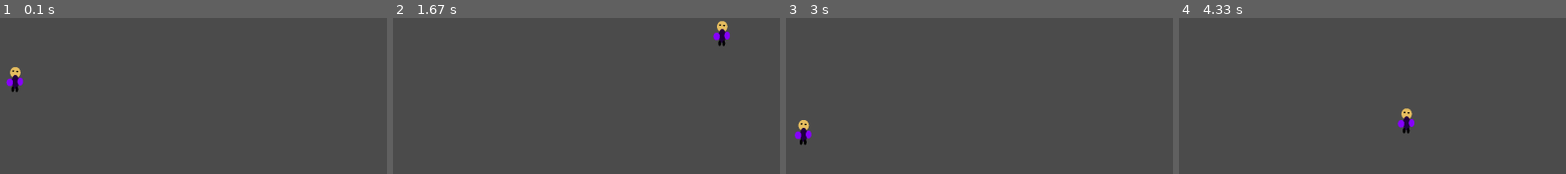
Above: before the commit, frames 1-4 (left to right).
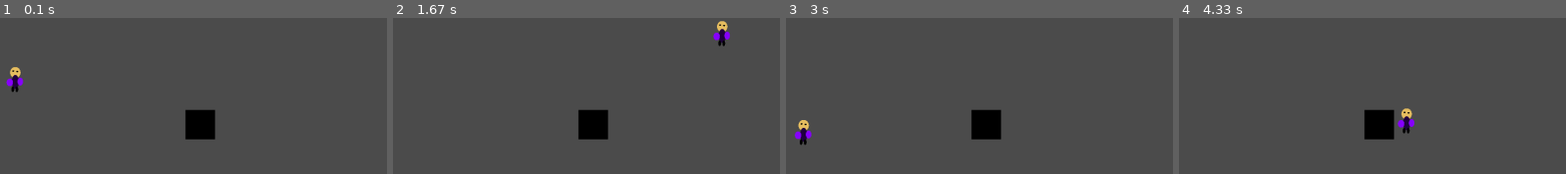
Above: after the commit, the same moments.

Repository: TeamLila/Project_APG
Game: pygame game, started from Client/main.py
Same seed, same stepped clock (60 frames per second), same inputs: the game is played once before the commit and once after it.
Inputs:
- Up to frame 1 (0.1 s): no input
- Up to frame 2 (1.67 s): hold D 0.33-0.8 s; hold W 0.83-1.13 s; hold D 1.17-1.63 s
- Up to frame 3 (3 s): hold A 1.67-2.2 s; hold S 2.23-2.53 s; hold A 2.57-2.97 s
- Up to frame 4 (4.33 s): hold W 3-3.37 s; hold D 3.4-4.03 s; hold S from 4.07 s (still down)

The runs differ from the first frame. In frame 1, 1.5% of the frame differs, in the area x 47-56%, y 59-78%; in frame 2, 1.5%; in frame 3, 1.5%; in frame 4, 1.5%.

Commit message:
implemented door system

Diff:
--- a/Client/engine/pygame_main.py
+++ b/Client/engine/pygame_main.py
@@ -25,6 +25,7 @@
 
     #Area
     back_fill = None
+    doors = {}
 
 
 
@@ -50,11 +51,29 @@
     if keys[pygame.K_d]:
         GAME.player_x = min(GAME.player_x + GAME.speed, GAME.player_x_limits[1])
 
+def doorColide():
+    player = GAME.player_icon.get_rect()
+    player.topleft = (GAME.player_x, GAME.player_y)
+    for name, door in GAME.doors.items():
+        if player.colliderect(door):
+            print(f"Collision with {name}")
 
+def makeDoor(name: str, location: list[int], size: list[int]):
+    combinedList = location + size
+    GAME.doors[name] = pygame.Rect(combinedList)
+
+
+def removeDoor(name: str):
+    del GAME.doors[name]
+
+def drawAllDoors():
+    for _, door in GAME.doors.items():
+        pygame.draw.rect(GAME.screen, (0,0,0), door)
 
 #Main func
 async def run_game():
     GAME.back_fill = (77, 77, 77)
+    makeDoor("AP Dungeon Entrance", [500, 200], [64, 64])
     while GAME.running:
         #used for FPS limit
         frameTime = asyncio.sleep(1/GAME.fps)
@@ -64,14 +83,17 @@
 
 
         keys = pygame.key.get_pressed()
-        #Walking
+        #Checks
         walking(keys)
+        doorColide()
 
         #Quit (debug)
         if keys[pygame.K_q]:
             GAME.running = False
 
+        #drawing
         GAME.screen.fill(GAME.back_fill)
+        drawAllDoors()
         GAME.screen.blit(GAME.player_icon, (GAME.player_x, GAME.player_y))
 
 
